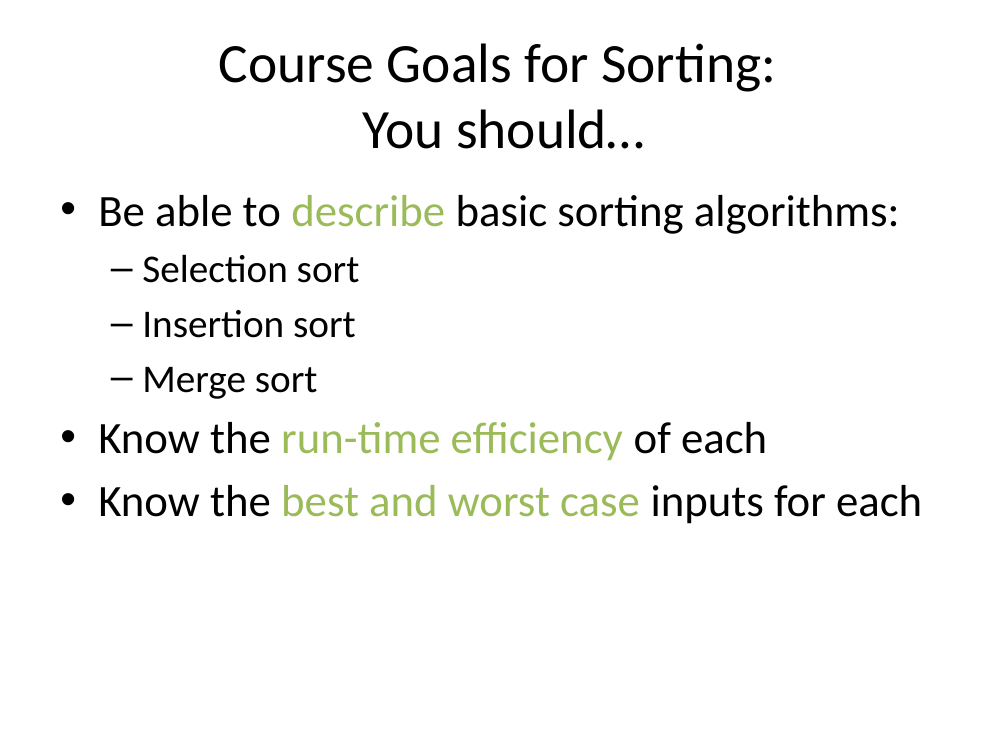
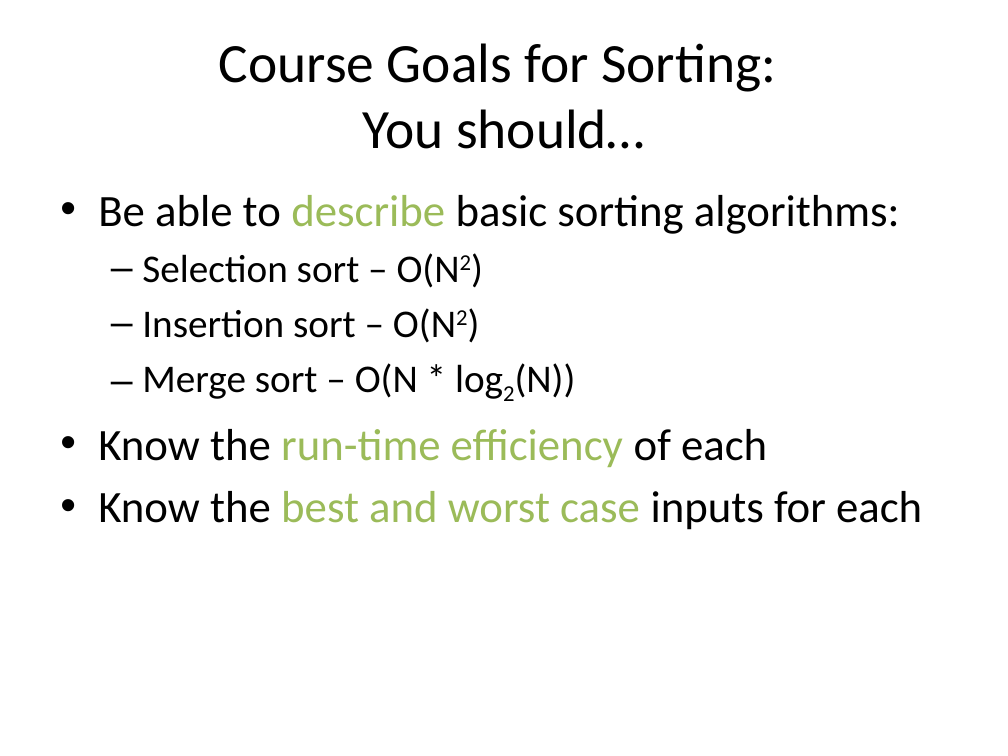
Before and after one commit to RHIT-CSSE/csse220, a slide deck: slide 5 of ClassMaterials/Sorting/Slides/SortingAndSearching.pptx (slide 6 before the commit). Drawn at 1008x756 pixels with LibreOffice and Linux fonts; fonts in the diff are those of the drawing. Boxes give left, top, right and bottom in pixels: in the first picture for what was removed or moved away, otherwise in the second. Text is boxed around its words. In the diff, an @@ line names an element or a change of style, - is before the commit and + after.

```diff
--- a/ClassMaterials/Sorting/Slides/SortingAndSearching.pptx
+++ b/ClassMaterials/Sorting/Slides/SortingAndSearching.pptx
@@ text at [142, 253, 576, 399]: text changed @@
-  – Selection sort
-  – Insertion sort
-  – Merge sort
+  – Selection sort – O(N2)
+  – Insertion sort – O(N2)
+  – Merge sort – O(N * log2(N))
```
Also in this commit, not shown: 9 other slides changed, 5 slides added, 2 slides removed.
